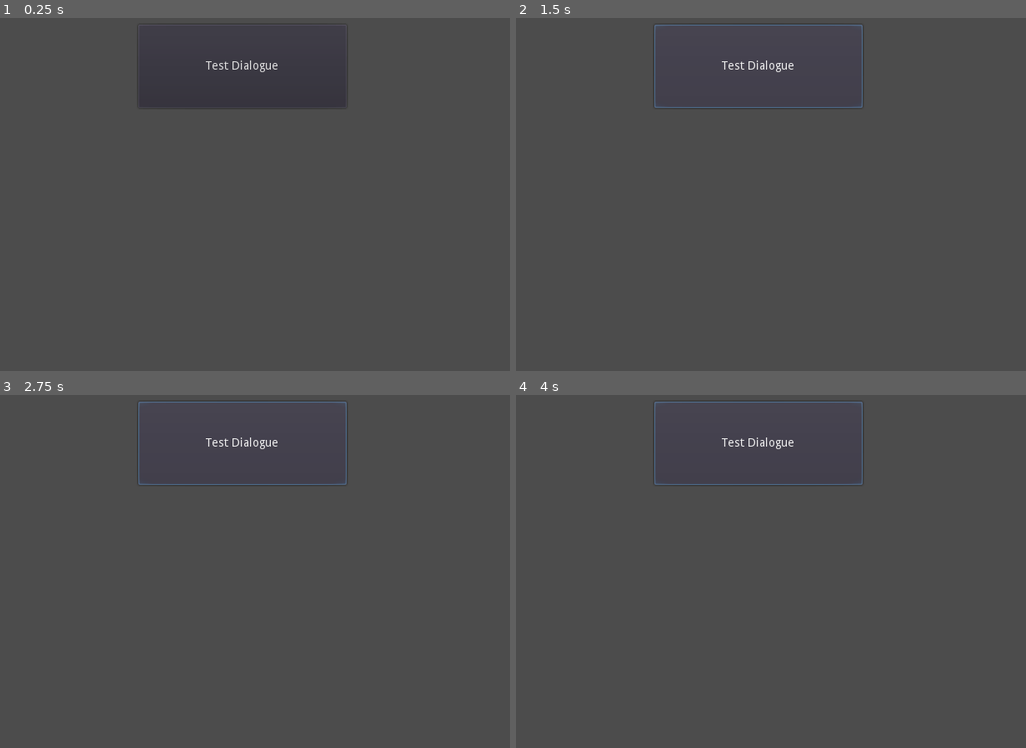
Above: before the commit, frames 1-4 (two rows, left to right).
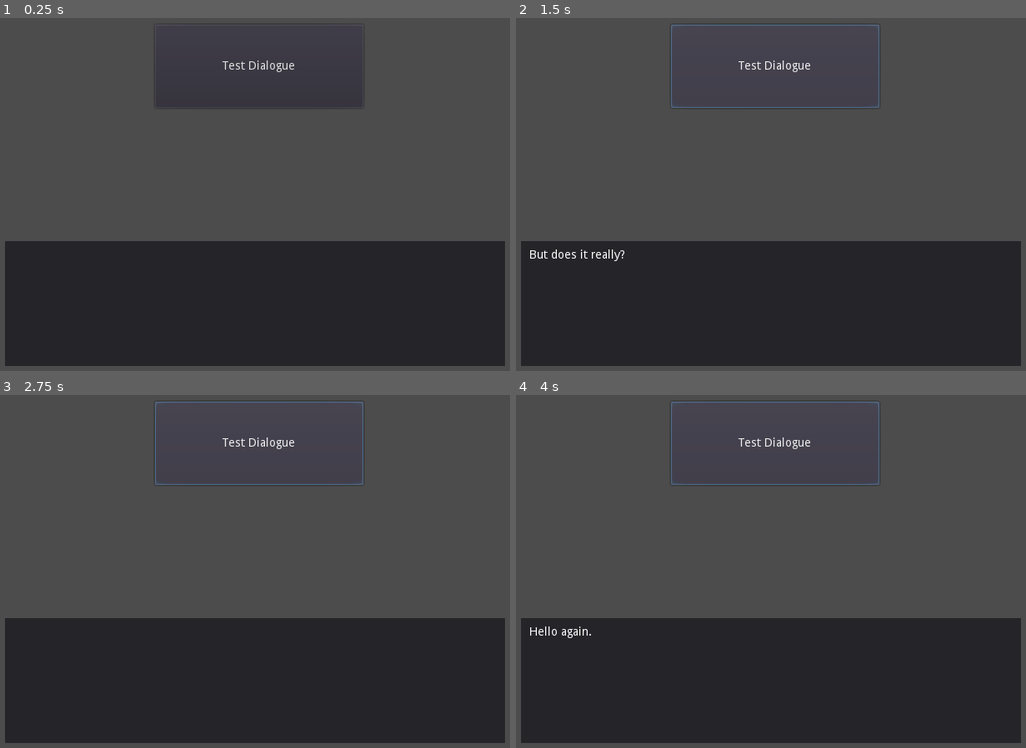
Above: after the commit, the same moments.

Repository: noitisoprepus/godot-cads
Game: Godot game, scene res://Scenes/Game.tscn
Two runs of this game, one before a commit and one after it. Both use one fixed random seed, a clock stepped at 60 frames per second and the inputs below.
Inputs:
- Up to frame 1 (0.25 s): no input
- Up to frame 2 (1.5 s): click "Test Dialogue" at 0.5 s; click "Test Dialogue" at 1.25 s
- Up to frame 3 (2.75 s): click "Test Dialogue" at 2 s
- Up to frame 4 (4 s): tap Enter at 2.75 s; tap Space at 3.5 s

The runs differ from the first frame. In frame 1, 35% of the frame differs, in the area x 0-100%, y 1-99%; in frame 2, 35%; in frame 3, 35%; in frame 4, 35%.
Error before the commit: Invalid get index 'dialogues' (on base: 'Dictionary'). (res://Scripts/DialoguePlayer.gd:59)
Error after the commit: Invalid get index 'next' (on base: 'Dictionary'). (res://Scripts/DialoguePlayer.gd:49)

Commit message:
Saving and loading game data is now working. I now have to fix some errors when continuing dialogue.

Diff:
--- a/demo/Dialogues/sample_dialogue.json
+++ b/demo/Dialogues/sample_dialogue.json
@@ -4,7 +4,7 @@
             "Nice! It's working.",
             "But does it really?"
         ],
-        "next" : "END"
+        "next" : "Repeat"
     },
     "Repeat" : {
         "dialogue" : [
--- a/demo/Scenes/DialogueUI.tscn
+++ b/demo/Scenes/DialogueUI.tscn
@@ -6,3 +6,19 @@
 anchor_right = 1.0
 anchor_bottom = 1.0
 script = ExtResource( 1 )
+
+[node name="Panel" type="Panel" parent="."]
+margin_left = 20.0
+margin_top = 310.0
+margin_right = 620.0
+margin_bottom = 460.0
+
+[node name="RichTextLabel" type="RichTextLabel" parent="Panel"]
+anchor_right = 1.0
+anchor_bottom = 1.0
+margin_left = 10.0
+margin_top = 10.0
+margin_right = -10.0
+margin_bottom = -10.0
+text = "Thought I've tried before to tell her. Of the feelings I have for her in my heart."
+scroll_active = false
--- a/demo/Scenes/Game.tscn
+++ b/demo/Scenes/Game.tscn
@@ -16,17 +16,13 @@
 [node name="UI" type="Control" parent="."]
 anchor_right = 1.0
 anchor_bottom = 1.0
-margin_right = -72.9601
-margin_bottom = -84.96
 
 [node name="DialogueUI" parent="UI" instance=ExtResource( 3 )]
-margin_right = 72.9601
-margin_bottom = 84.96
 
 [node name="Button" type="Button" parent="UI"]
-margin_left = 180.0
+margin_left = 200.0
 margin_top = 50.0
-margin_right = 430.0
+margin_right = 450.0
 margin_bottom = 150.0
 action_mode = 0
 text = "Test Dialogue"
--- a/demo/Scripts/DialoguePlayer.gd
+++ b/demo/Scripts/DialoguePlayer.gd
@@ -5,10 +5,11 @@
 
 onready var dialogue_ui = get_node("/root/Game/UI/DialogueUI")
 
-var game_data: Dictionary= SaveGame.data
+var game_data: Dictionary= {}
 var dialogue: Dictionary = {}
 var current_event: Dictionary = {}
 var current_state: String = ""
+var current_key: String = ""
 
 
 # func next():
@@ -24,46 +25,54 @@
 
 func play(key, json_file):
 	emit_signal("dialogue_started")
+	current_key = key
 	_load_dialogue(json_file)
 
-    # Retrieve current_state value using key
-	current_state = _get_dialogue_state(key)
+	# Retrieve current_state value using key
+	current_state = _get_dialogue_state(current_key)
 	_process_state()
 
 
 # TODO: Add an else statement for catching and displaying errors
 func _load_dialogue(path: String):
-    var dialogue_file = File.new()
-    if dialogue_file.file_exists(path):
-        dialogue_file.open(path, dialogue_file.READ)
-        dialogue = parse_json(dialogue_file.get_as_text())
+	var dialogue_file = File.new()
+	if dialogue_file.file_exists(path):
+		dialogue_file.open(path, dialogue_file.READ)
+		dialogue = parse_json(dialogue_file.get_as_text())
 	# else:
 		# display_message(["Error. Dialogue JSON does not exist"])
 
 
 func _process_state():
-    if dialogue.has(current_state):
-        current_event = dialogue[current_state]
-        current_state = current_event["next"]
-        _process_event()
+	if dialogue.has(current_state):
+		current_event = dialogue[current_state]
+		current_state = current_event["next"]
+		_process_event()
 	# else:
 	#   display_message(["Error. State" + current_state + " not found"])
 
 
 func _process_event():
-    pass
+	if current_event.dialogue.empty():
+		emit_signal("dialogue_finished")
+		dialogue_ui.reset_ui()
+
+		game_data.dialogues[current_key] = current_state
+		SaveGame.write_game_data()
+		return
+
+	var content = current_event.dialogue.pop_front()
+	dialogue_ui.update_content_label(content)
 
 
 func _get_dialogue_state(key: String) -> String:
+	SaveGame.load_game_data()
+	game_data = SaveGame.data
 	var state: String = "Start"
 	if game_data.dialogues.has(key):
 		state = game_data.dialogues[key]
 	return state
 
 
-# func on_interact_pressed():
-#   pass
-
-
-# func on_next_pressed():
-#   pass
+func on_interact_pressed():
+	_process_event()
--- a/demo/Scripts/DialogueUI.gd
+++ b/demo/Scripts/DialogueUI.gd
@@ -1 +1,17 @@
 extends Control
+
+onready var content_panel = $Panel
+onready var content_label = $Panel/RichTextLabel
+
+func _ready():
+    reset_ui()
+
+
+func reset_ui():
+    content_panel.hide() # BUG hiding does not work
+    update_content_label("")
+
+
+func update_content_label(content: String) -> void:
+    content_panel.show()
+    content_label.text = content
--- a/demo/Scripts/Interactable.gd
+++ b/demo/Scripts/Interactable.gd
@@ -1,4 +1,6 @@
 extends Node
+
+signal interact
 
 export(String) var interactable_key
 export(String) var interactable_name
@@ -13,9 +15,13 @@
 	if not is_interacting:
 		is_interacting = true
 		dialogue_player.play(interactable_key, dialogue_json)
-		dialogue_player.connect("dialogue_finished", self, "on_dialogue_finished")
+		dialogue_player.connect("dialogue_finished", self, "_on_dialogue_finished")
+		self.connect("interact", dialogue_player, "on_interact_pressed")
+	else:
+		emit_signal("interact")
 
 
 func _on_dialogue_finished():
 	is_interacting = false
 	dialogue_player.disconnect("dialogue_finished", self, "on_dialogue_finished")
+	dialogue_player.disconnect("interact", dialogue_player, "on_interact_pressed")
--- a/demo/Scripts/SaveGame.gd
+++ b/demo/Scripts/SaveGame.gd
@@ -5,20 +5,20 @@
 var data: Dictionary = {}
 
 func write_game_data() -> void:
-    var file = File.new()
-    file.open(GAME_DATA_PATH, File.WRITE)
-    file.store_var(GAME_DATA_PATH)
-    file.close()
+	var file = File.new()
+	file.open(GAME_DATA_PATH, File.WRITE)
+	file.store_var(data)
+	file.close()
 
 
 func load_game_data() -> void:
-    var file = File.new()
-    if not file.file_exists(GAME_DATA_PATH):
-        data = {
-            "dialogues" : {}
-        }
-        write_game_data()
+	var file = File.new()
+	if not file.file_exists(GAME_DATA_PATH):
+		data = {
+			"dialogues" : {}
+		}
+		write_game_data()
 
-    file.open(GAME_DATA_PATH, File.READ)
-    data = file.get_var()
-    file.close()
+	file.open(GAME_DATA_PATH, File.READ)
+	data = file.get_var()
+	file.close()
